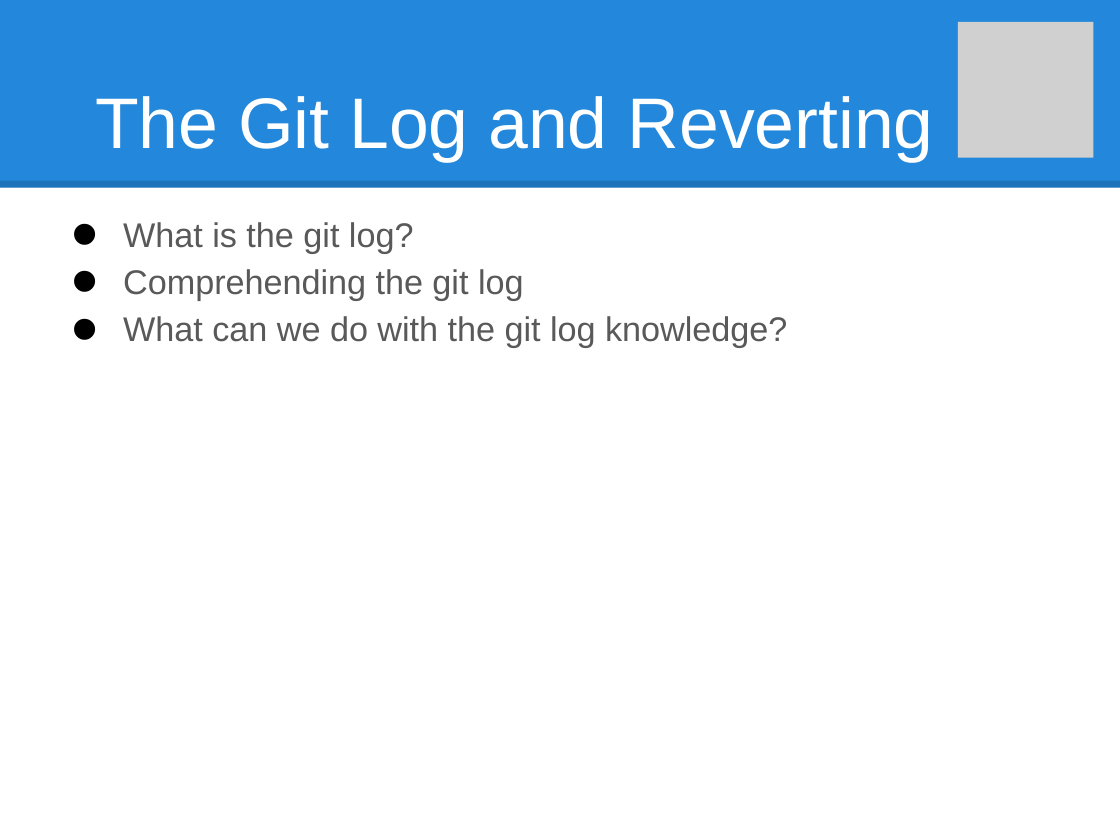
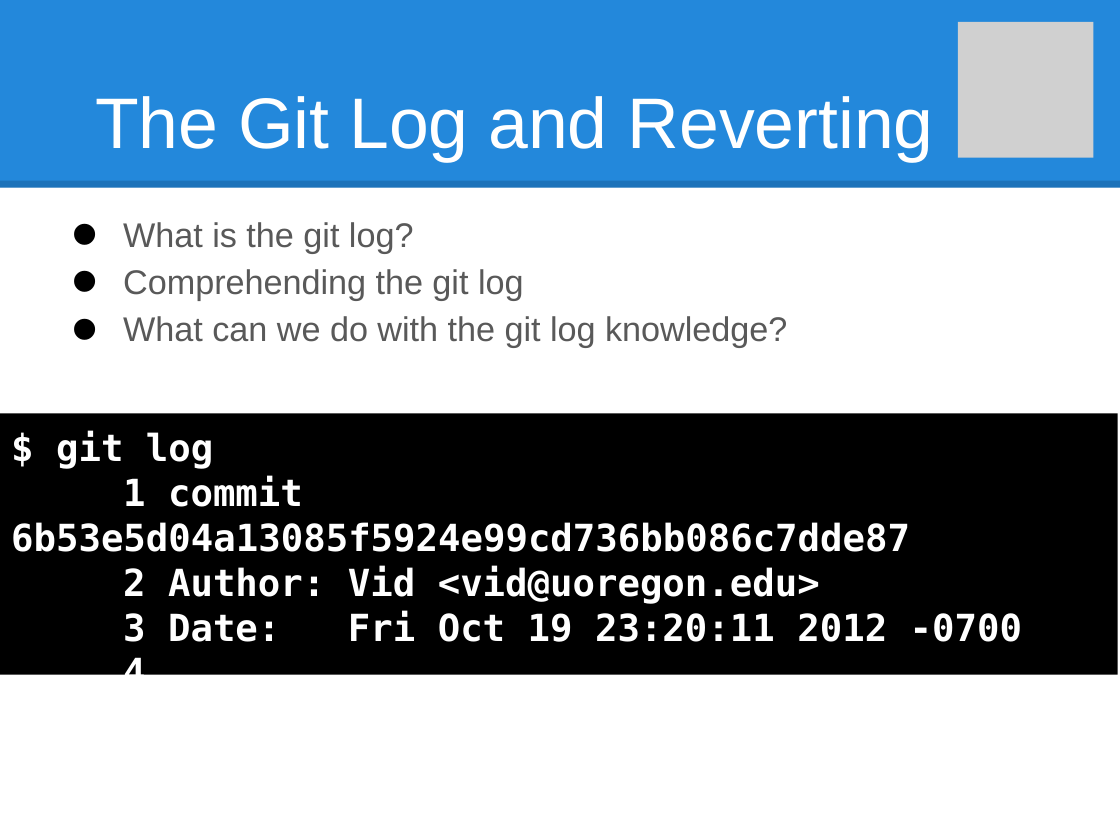
Before and after one commit to vid-uo/riddlegames, a slide deck: slide 9 of _assets/Git Super Basics.pptx (slide 5 before the commit). Drawn at 1120x840 pixels with LibreOffice and Linux fonts; fonts in the diff are those of the drawing; grey boxes stand for pictures. Boxes give left, top, right and bottom in pixels: in the first picture for what was removed or moved away, otherwise in the second. Text is boxed around its words. In the diff, an @@ line names an element or a change of style, - is before the commit and + after.

```diff
--- a/_assets/Git Super Basics.pptx
+++ b/_assets/Git Super Basics.pptx
@@ rectangle added at [0, 413, 1118, 674], fill #000000, 24 pt, text #FFFFFF, bold @@
+$ git log
+1 commit 6b53e5d04a13085f5924e99cd736bb086c7dde87
+2 Author: Vid <vid@uoregon.edu>
+3 Date: Fri Oct 19 23:20:11 2012 -0700
+4
+5 initial commit
```
Also in this commit, not shown: 5 other slides changed, 7 slides added, 1 slide removed, 4 other files.
